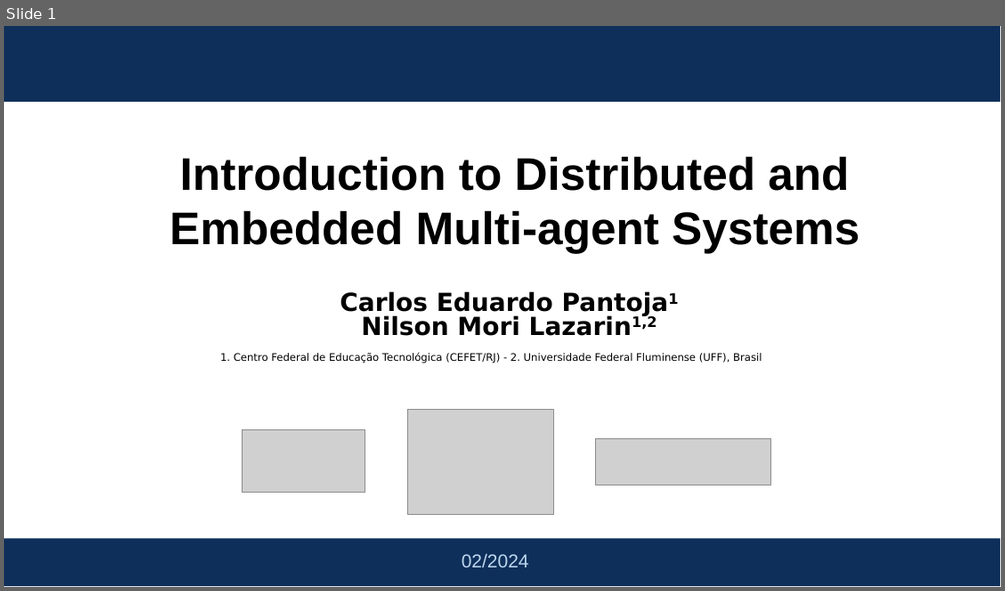
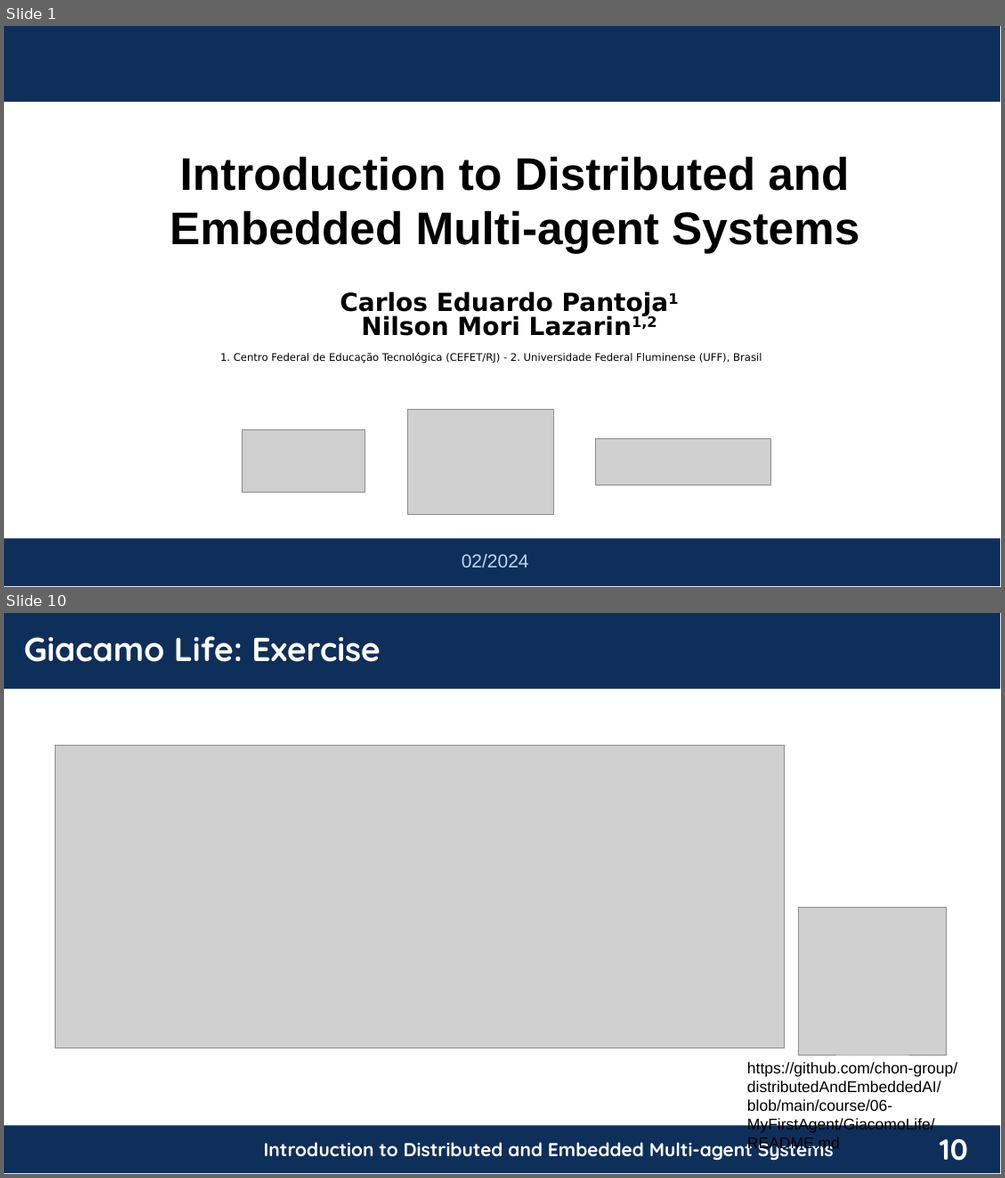
Before and after one commit to chon-group/distributedAndEmbeddedAI, a slide deck: course/06-MyFirstAgent/MyFirstAgent_20240217.odp. Shown one above the other, each under a label of ours: slide 1 before the commit, slides 1 and 10 after it; the slides between them are not shown. The pictures are 1005x591 and 1005x1178 pixels, drawn with LibreOffice and Linux fonts; fonts in the diff are those of the drawing; grey boxes stand for pictures; background and template pictures are left out. Boxes give left, top, right and bottom in pixels: in the first picture for what was removed or moved away, otherwise in the second. Text is boxed around its words. In the diff, an @@ line names an element or a change of style, - is before the commit and + after.

Commit message:
Adjustments in My First Agent  Presentation (pt).

```diff
--- a/course/06-MyFirstAgent/MyFirstAgent_20240217.odp
+++ b/course/06-MyFirstAgent/MyFirstAgent_20240217.odp
@@ slide 10 added at [4,613,1001,1174], background #FFFFFF; not listed: 1 template element that a slide beside it also shows @@
@@ rectangle added at [4,613,1000,689], fill #0F2F5B @@
@@ text added at [24,636,380,662], 32 pt, text #FFFFFF, bold @@
+Giacamo Life: Exercise
@@ picture added at [55,746,784,1047] @@
@@ picture added at [799,908,947,1055] @@
@@ text added at [747,1062,957,1152], 15 pt, text #000000 @@
+https://github.com/chon-group/distributedAndEmbeddedAI/blob/main/course/06-MyFirstAgent/GiacomoLife/README.md
@@ rectangle added at [4,1126,1000,1173], fill #0F2F5B @@
@@ text added at [264,1137,833,1160], 18 pt, text #FFFFFF, bold @@
+Introduction to Distributed and Embedded Multi-agent Systems
```
Also in this commit, not shown: 4 slides changed, 5 other slides added, 1 slide removed, 1 other file.
